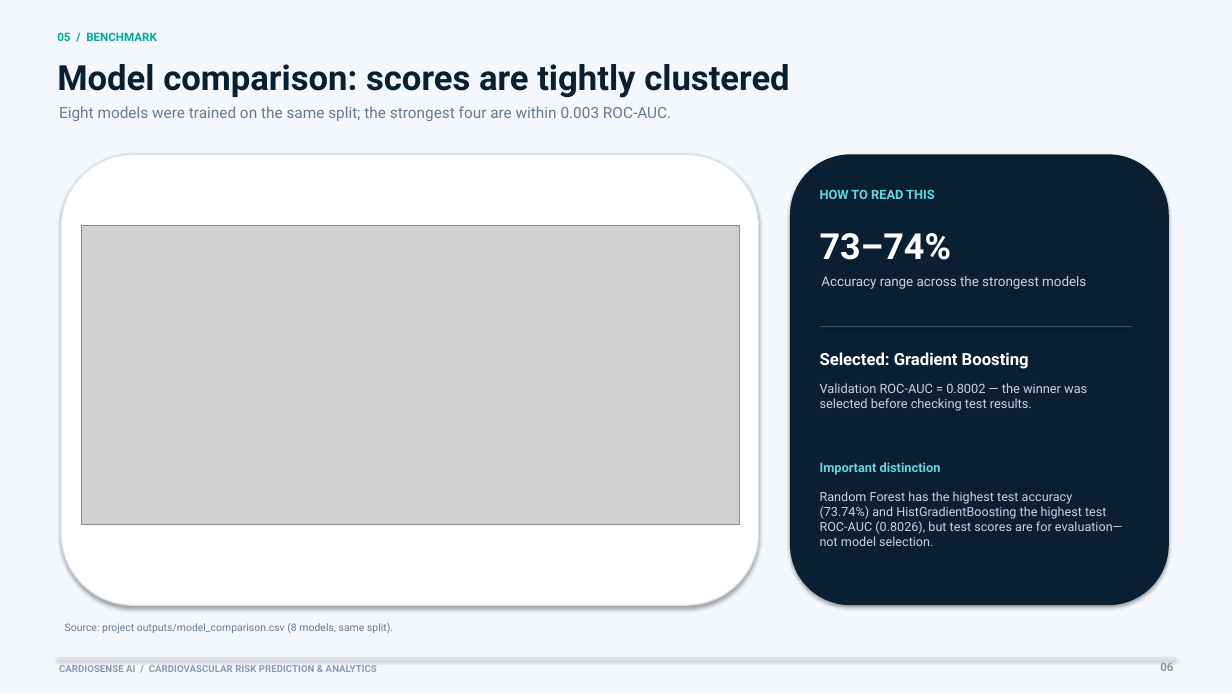
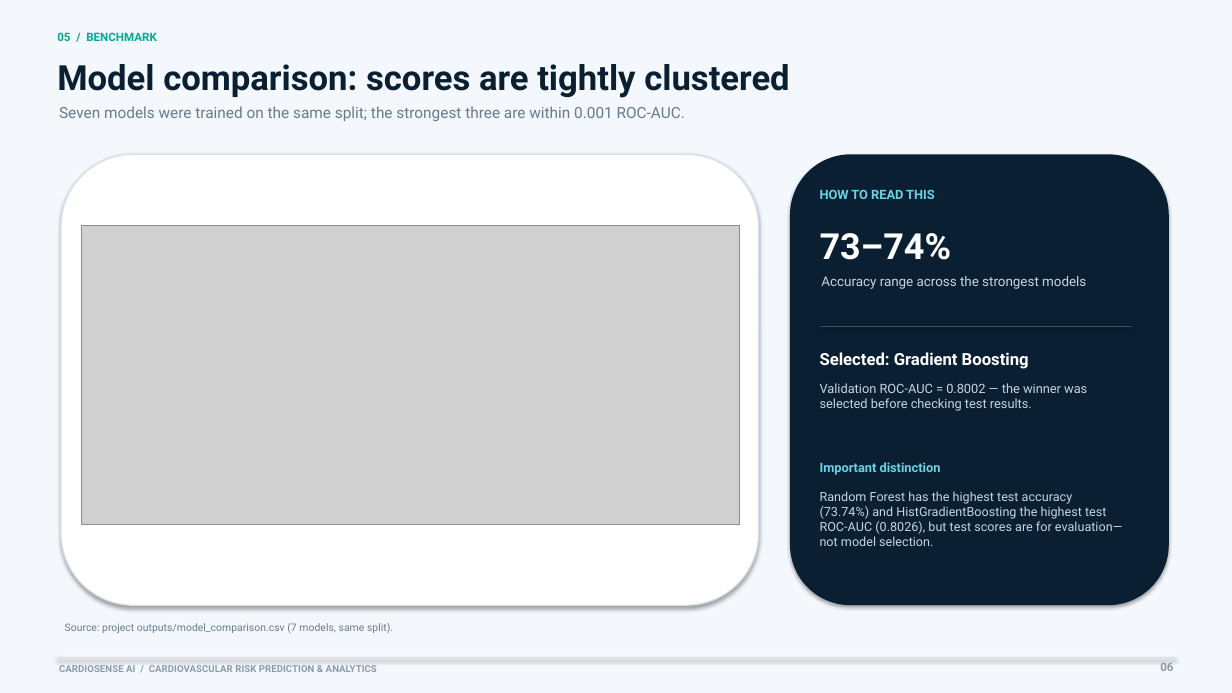
Before and after one commit to Anamom-exd/CardioSense-AI, a slide deck: slide 6 of CardioSense_AI_Presentation.pptx. Drawn at 1232x693 pixels with LibreOffice and Linux fonts; fonts in the diff are those of the drawing; grey boxes stand for pictures. Boxes give left, top, right and bottom in pixels: in the first picture for what was removed or moved away, otherwise in the second. Text is boxed around its words. In the diff, an @@ line names an element or a change of style, - is before the commit and + after.

```diff
--- a/CardioSense_AI_Presentation.pptx
+++ b/CardioSense_AI_Presentation.pptx
@@ text at <box>59,106,685,121</box>: text changed @@
-Eight models were trained on the same split; the strongest four are within 0.003 ROC-AUC.
+Seven models were trained on the same split; the strongest three are within 0.001 ROC-AUC.
@@ text at <box>65,623,393,633</box>: text changed @@
-Source: project outputs/model_comparison.csv (8 models, same split).
+Source: project outputs/model_comparison.csv (7 models, same split).
```
Also in this commit, not shown: 4 other slides changed, 24 other files.
